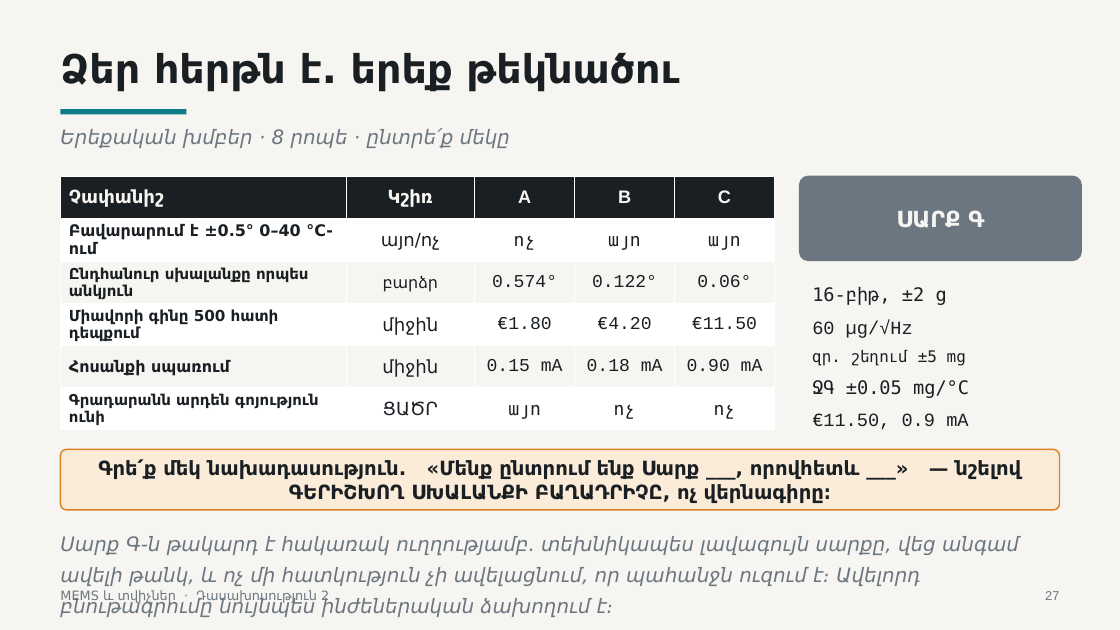
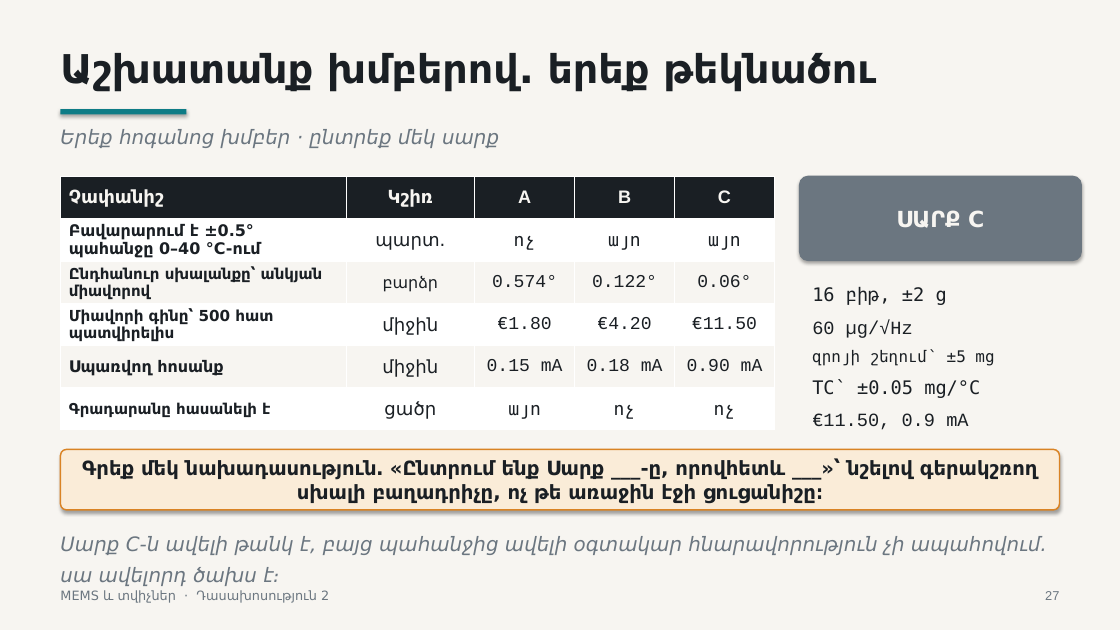
Before and after one commit to Vhovh99/mems-and-sensors-subject, a slide deck: slide 27 of lectures/lecture-02/output/L2-sensor-specifications-and-selection-HY.pptx. Drawn at 1120x630 pixels with LibreOffice and Linux fonts; fonts in the diff are those of the drawing. Boxes give left, top, right and bottom in pixels: in the first picture for what was removed or moved away, otherwise in the second. Text is boxed around its words. In the diff, an @@ line names an element or a change of style, - is before the commit and + after.

Commit message:
Fix Armenian spelling for 2nd Lecture.

```diff
--- a/lectures/lecture-02/output/L2-sensor-specifications-and-selection-HY.pptx
+++ b/lectures/lecture-02/output/L2-sensor-specifications-and-selection-HY.pptx
@@ text at bbox=[60, 53, 876, 92]: text changed @@
-Ձեր հերթն է. երեք թեկնածու
+Աշխատանք խմբերով. երեք թեկնածու
@@ text at bbox=[60, 129, 499, 148]: text changed @@
-Երեքական խմբեր · 8 րոպե · ընտրե՛ք մեկը
+Երեք հոգանոց խմբեր · ընտրեք մեկ սարք
@@ table at bbox=[60, 176, 775, 429] @@
-row 2, column 1: Բավարարում է ±0.5° 0–40 °C-ում
+row 2, column 1: Բավարարում է ±0.5° պահանջը 0–40 °C-ում
-row 2, column 2: այո/ոչ
+row 2, column 2: պարտ.
-row 3, column 1: Ընդհանուր սխալանքը որպես անկյուն
+row 3, column 1: Ընդհանուր սխալանքը՝ անկյան միավորով
-row 4, column 1: Միավորի գինը 500 հատի դեպքում
+row 4, column 1: Միավորի գինը՝ 500 հատ պատվիրելիս
-row 5, column 1: Հոսանքի սպառում
+row 5, column 1: Սպառվող հոսանք
-row 6, column 1: Գրադարանն արդեն գոյություն ունի
+row 6, column 1: Գրադարանը հասանելի է
-row 6, column 2: ՑԱԾՐ
+row 6, column 2: ցածր
@@ shadow on in 4 elements at bbox=[0, 0, 1120, 630], bbox=[60, 109, 187, 114], bbox=[60, 450, 1060, 510], bbox=[800, 176, 1081, 260] @@
@@ text in rounded rectangle at bbox=[896, 210, 984, 228]: text changed @@
-ՍԱՐՔ Գ
+ՍԱՐՔ C
@@ text at bbox=[812, 287, 947, 305]: text changed @@
-16-բիթ, ±2 g
+16 բիթ, ±2 g
@@ text at bbox=[812, 349, 994, 398]: text changed @@
-զր. շեղում ±5 mg
-ՋԳ ±0.05 mg/°C
+զրոյի շեղում՝ ±5 mg
+TC՝ ±0.05 mg/°C
@@ text in rounded rectangle at bbox=[82, 460, 1038, 504]: text changed @@
-Գրե՛ք մեկ նախադասություն. «Մենք ընտրում ենք Սարք ___, որովհետև ___» — նշելով ԳԵՐԻՇԽՈՂ ՍԽԱԼԱՆՔԻ ԲԱՂԱԴՐԻՉԸ, ոչ վերնագիրը։
+Գրեք մեկ նախադասություն․ «Ընտրում ենք Սարք ___-ը, որովհետև ___»՝ նշելով գերակշռող սխալի բաղադրիչը, ոչ թե առաջին էջի ցուցանիշը։
@@ text at bbox=[60, 536, 1047, 586]: text changed @@
-Սարք Գ-ն թակարդ է հակառակ ուղղությամբ. տեխնիկապես լավագույն սարքը, վեց անգամ ավելի թանկ, և ոչ մի հատկություն չի ավելացնում, որ պահանջն ուզում է։ Ավելորդ բնութագրումը նույնպես ինժեներական ձախողում է։
+Սարք C-ն ավելի թանկ է, բայց պահանջից ավելի օգտակար հնարավորություն չի ապահովում․ սա ավելորդ ծախս է։
```
Also in this commit, not shown: 32 other slides changed, 10 other files.
